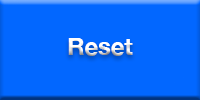
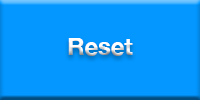
The second 200px x 100px image is a revision of the first. Changes to its layers:
painted on "Layer 0" over [left=0, top=0, right=200, bottom=100]
